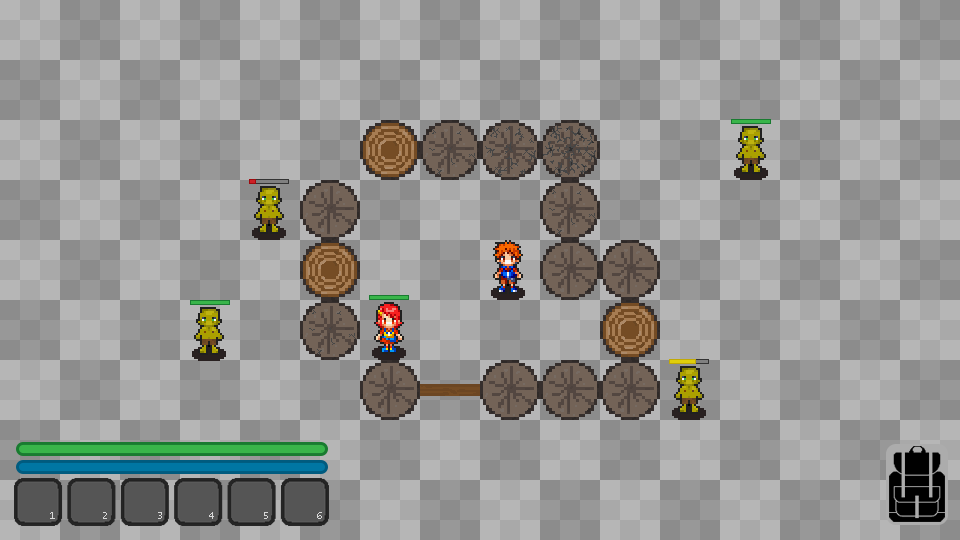
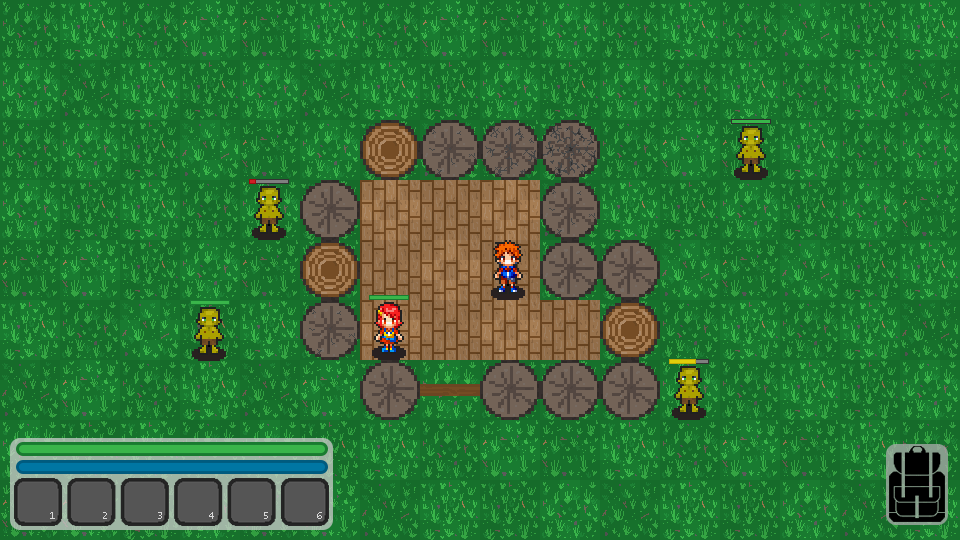
Comparing the layer stacks of the two w=960, h=540 images. Changes:
"Rounded Rectangle 1": opacity 100% → 75% over [left=886, top=444, right=948, bottom=525]
moved "Quick Access" into group "Info Bars" over [left=14, top=478, right=329, bottom=526]
added layer "Rounded Rectangle 2" (75%) in group "Info Bars" over [left=10, top=438, right=333, bottom=530]
added group "Tile_Layover" (multiply, 65%) with 192 layers above "Background tiles" over [left=0, top=0, right=960, bottom=540]
added layer "tile_dark copy 6" (3rd of 32, in "Tile_Layover") in group "Tile_Layover" over [left=120, top=480, right=180, bottom=540]
added layer "tile_light copy 6" (4th of 32, in "Tile_Layover") in group "Tile_Layover" over [left=180, top=480, right=240, bottom=540]
added layer "tile_dark copy 6" (7th of 32, in "Tile_Layover") in group "Tile_Layover" over [left=0, top=480, right=60, bottom=540]
added layer "tile_light copy 6" (8th of 32, in "Tile_Layover") in group "Tile_Layover" over [left=60, top=480, right=120, bottom=540]
added layer "tile_dark copy 6" (11th of 32, in "Tile_Layover") in group "Tile_Layover" over [left=360, top=480, right=420, bottom=540]
added layer "tile_light copy 6" (12th of 32, in "Tile_Layover") in group "Tile_Layover" over [left=420, top=480, right=480, bottom=540]
added layer "tile_dark copy 6" (15th of 32, in "Tile_Layover") in group "Tile_Layover" over [left=240, top=480, right=300, bottom=540]
added layer "tile_light copy 6" (16th of 32, in "Tile_Layover") in group "Tile_Layover" over [left=300, top=480, right=360, bottom=540]
added group "Background tiles" with 21 layers above "Layer 0" over [left=0, top=0, right=960, bottom=540]
added layer "grassy_ground_3 copy 11" in group "Background tiles" over [left=0, top=0, right=960, bottom=540]
renamed "Layer 19 copy 14" to "Layer 0", painted on it over [left=0, top=0, right=960, bottom=540]
removed layer "Background" over [left=0, top=0, right=960, bottom=540]
…and 157 more changes (156 added, 1 painted)
